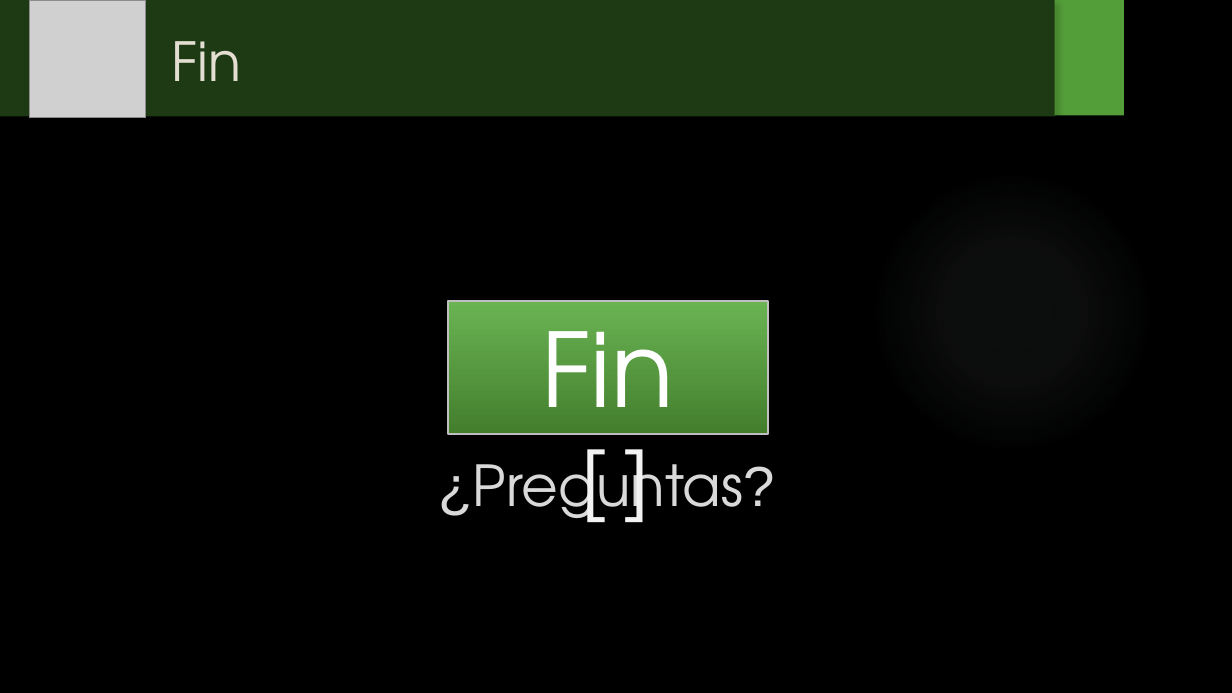
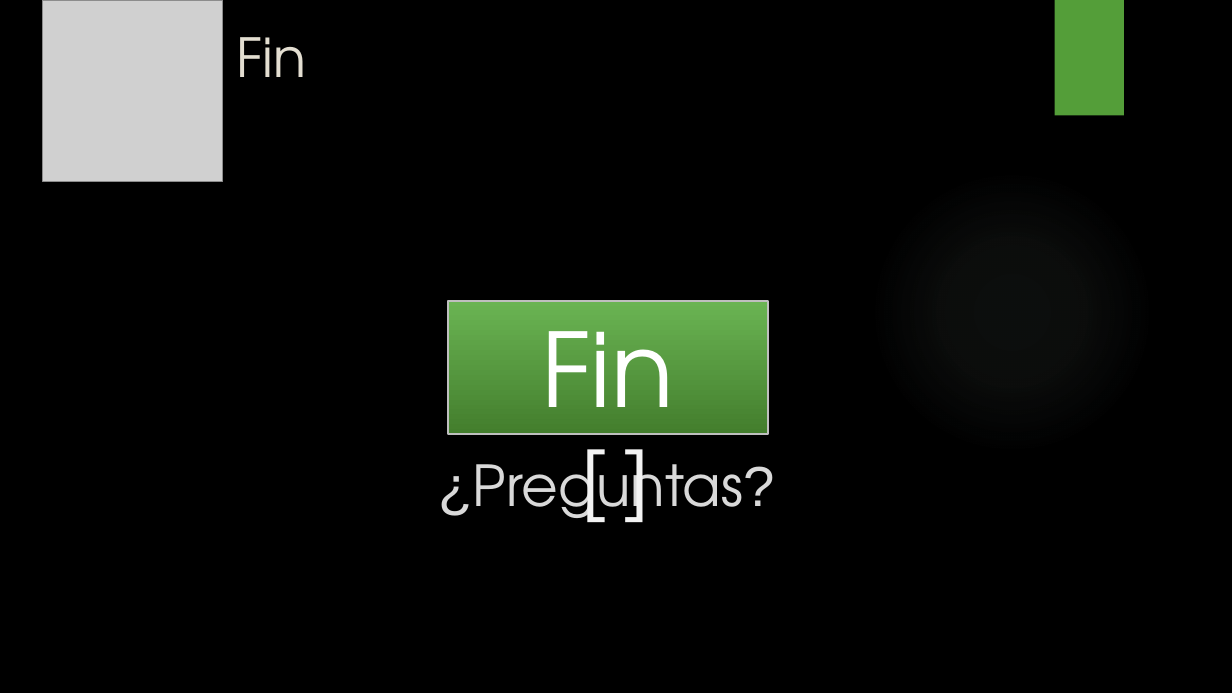
Before and after one commit to fallemand/quegolazo, a slide deck: slide 12 of Documentacion/Presentación Regularidad/Presentación Regularidad.pptx (slide 10 before the commit). Drawn at 1232x693 pixels with LibreOffice and Linux fonts; fonts in the diff are those of the drawing; grey boxes stand for pictures; background and template pictures are left out. Boxes give left, top, right and bottom in pixels: in the first picture for what was removed or moved away, otherwise in the second. Text is boxed around its words. In the diff, an @@ line names an element or a change of style, - is before the commit and + after.

```diff
--- a/Documentacion/Presentación Regularidad/Presentación Regularidad.pptx
+++ b/Documentacion/Presentación Regularidad/Presentación Regularidad.pptx
@@ rectangle removed at box(0, 0, 1055, 116) @@
@@ picture: place and size @@
-picture at box(30, 0, 146, 117)
+picture at box(43, 0, 223, 182)
@@ title "Fin": place and size @@
-title "Fin" at box(172, 41, 242, 81)
+title "Fin" at box(236, 37, 306, 77)
```
Also in this commit, not shown: 2 other slides changed, 3 slides added, 1 slide removed, 33 other files.
